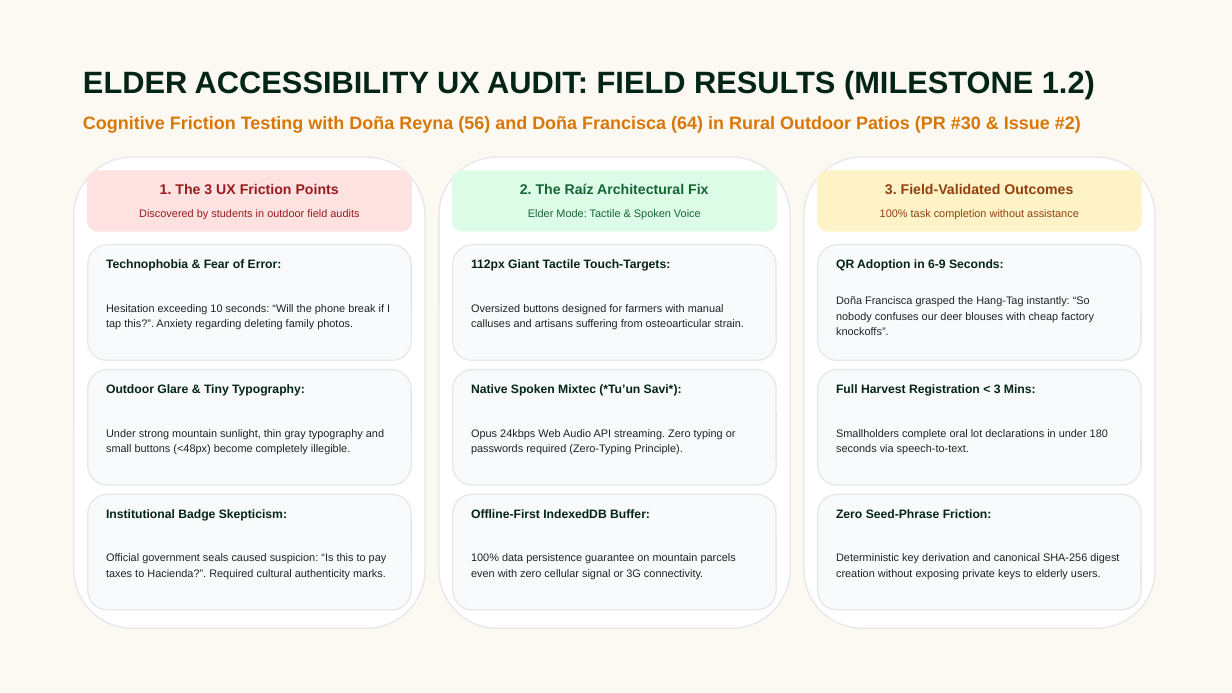
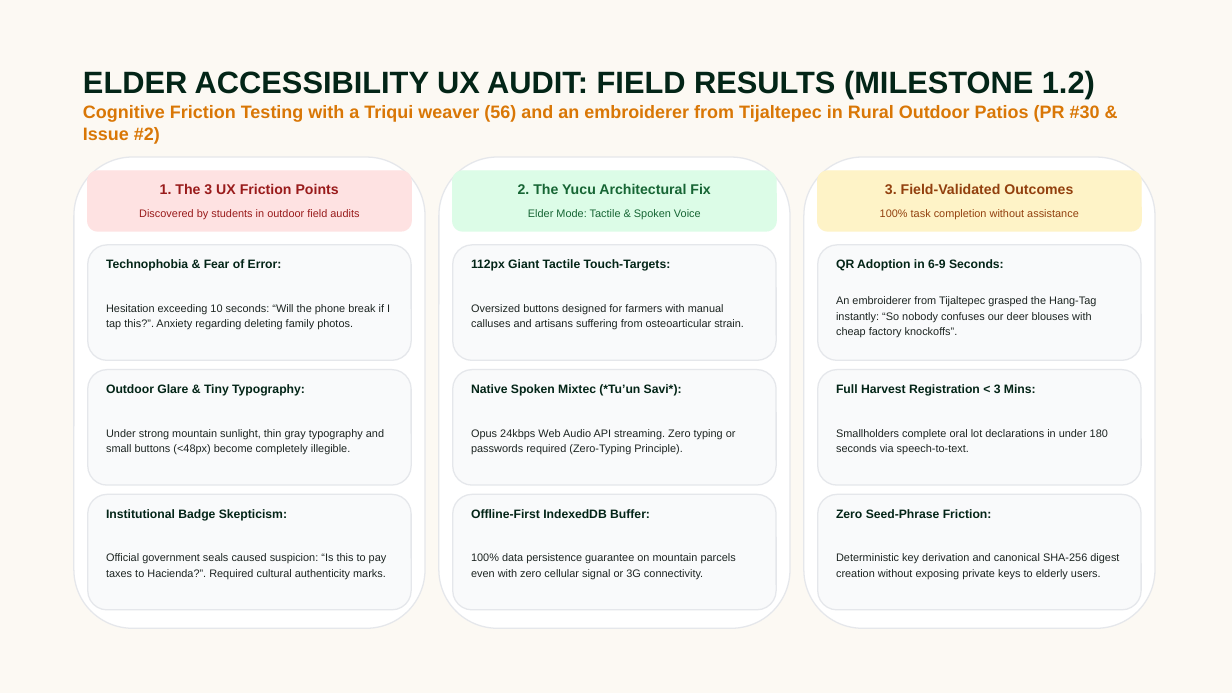
Before and after one commit to EdgarExa/raiz, a slide deck: slide 5 of public/Raiz_Protocol_Stellar_PitchDeck.pptx. Drawn at 1232x693 pixels with LibreOffice and Linux fonts; fonts in the diff are those of the drawing. Boxes give left, top, right and bottom in pixels: in the first picture for what was removed or moved away, otherwise in the second. Text is boxed around its words. In the diff, an @@ line names an element or a change of style, - is before the commit and + after.

```diff
--- a/public/Raiz_Protocol_Stellar_PitchDeck.pptx
+++ b/public/Raiz_Protocol_Stellar_PitchDeck.pptx
@@ text at <box>83,105,1100,144</box>: text changed @@
-Cognitive Friction Testing with Doña Reyna (56) and Doña Francisca (64) in Rural Outdoor Patios (PR #30 & Issue #2)
+Cognitive Friction Testing with a Triqui weaver (56) and an embroiderer from Tijaltepec in Rural Outdoor Patios (PR #30 & Issue #2)
@@ text at <box>518,183,710,194</box>: text changed @@
-2. The Raíz Architectural Fix
+2. The Yucu Architectural Fix
@@ text at <box>836,296,1096,338</box>: text changed @@
-Doña Francisca grasped the Hang-Tag instantly: “So nobody confuses our deer blouses with cheap factory knockoffs”.
+An embroiderer from Tijaltepec grasped the Hang-Tag instantly: “So nobody confuses our deer blouses with cheap factory knockoffs”.
```
Also in this commit, not shown: 9 other slides changed, 53 other files.
